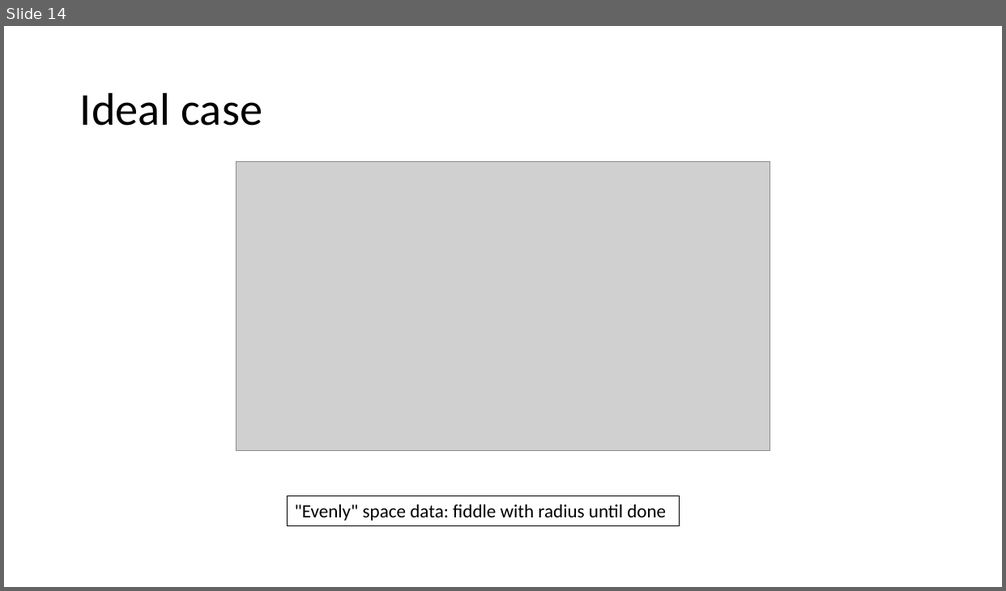
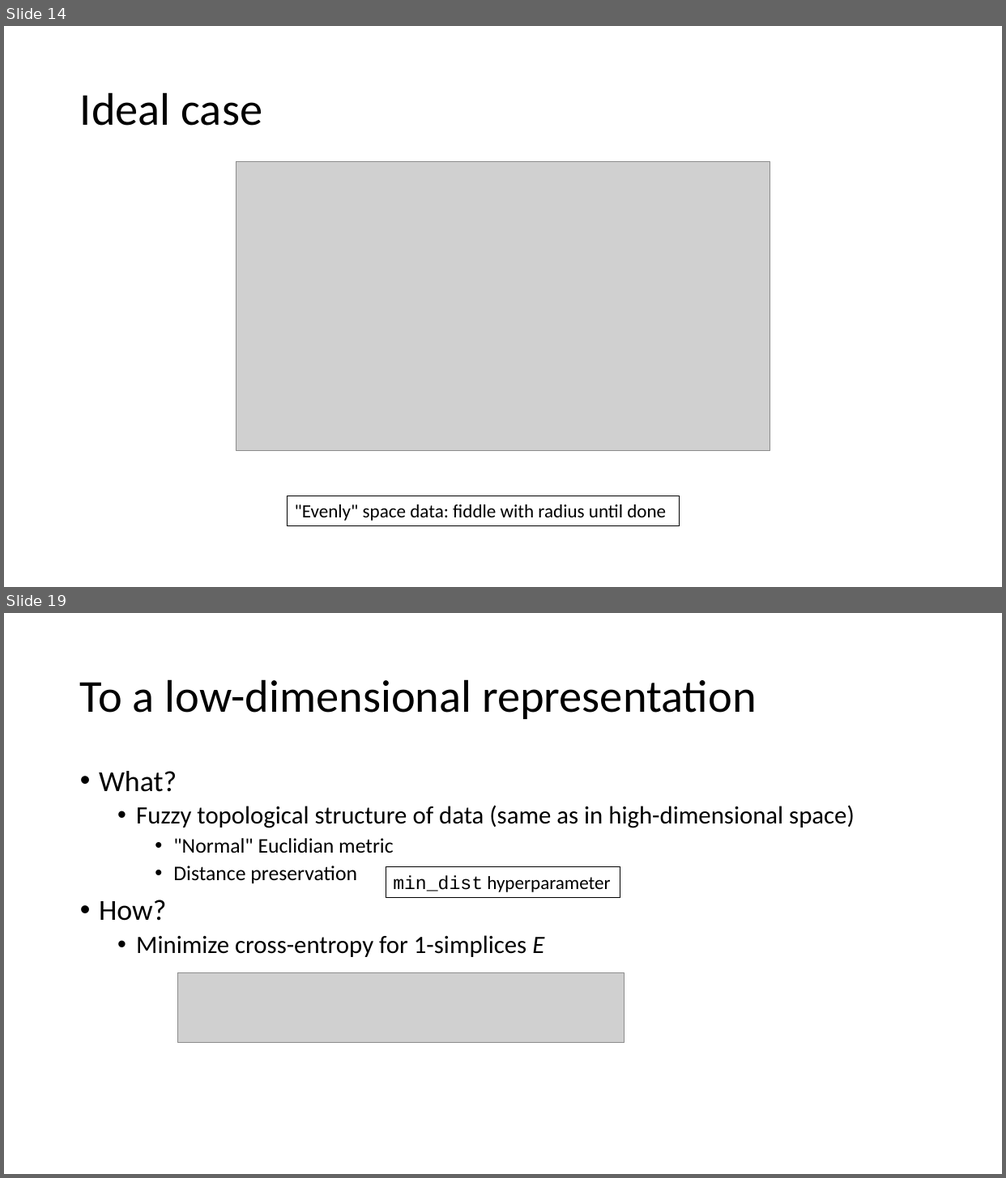
Before and after one commit to gjbex/Machine-learning-with-Python, a slide deck: dimensionality_reduction.pptx. Shown one above the other, each under a label of ours: slide 14 before the commit, slides 14 and 19 after it; the slides between them are not shown. The pictures are 1006x591 and 1006x1178 pixels, drawn with LibreOffice and Linux fonts; fonts in the diff are those of the drawing; grey boxes stand for pictures. Boxes give left, top, right and bottom in pixels: in the first picture for what was removed or moved away, otherwise in the second. Text is boxed around its words. In the diff, an @@ line names an element or a change of style, - is before the commit and + after.

```diff
--- a/dimensionality_reduction.pptx
+++ b/dimensionality_reduction.pptx
@@ slide 19 added at (4,613,1002,1174), background #FFFFFF @@
@@ title added at (80,679,756,719), 44 pt, text #000000 @@
+To a low-dimensional representation
@@ text added at (99,771,854,957), 24 pt, text #000000 @@
+• What?
+  • Fuzzy topological structure of data (same as in high-dimensional space)
+    • "Normal" Euclidian metric
+    • Distance preservation
+• How?
+  • Minimize cross-entropy for 1-simplices E
@@ rectangle added at (386,867,620,897), outline #000000 0.75 pt, 18 pt, text #000000 @@
+min_dist hyperparameter
@@ picture added at (178,973,624,1043) @@
```
Also in this commit, not shown: 4 other slides added.
